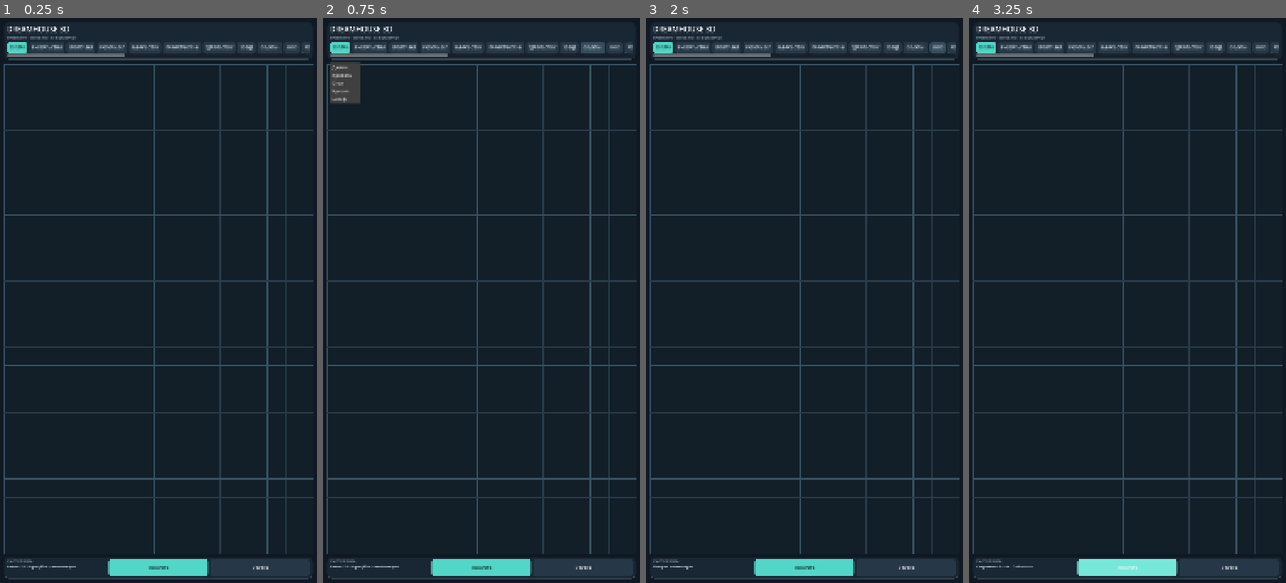
Above: before the commit, frames 1-4 (left to right).
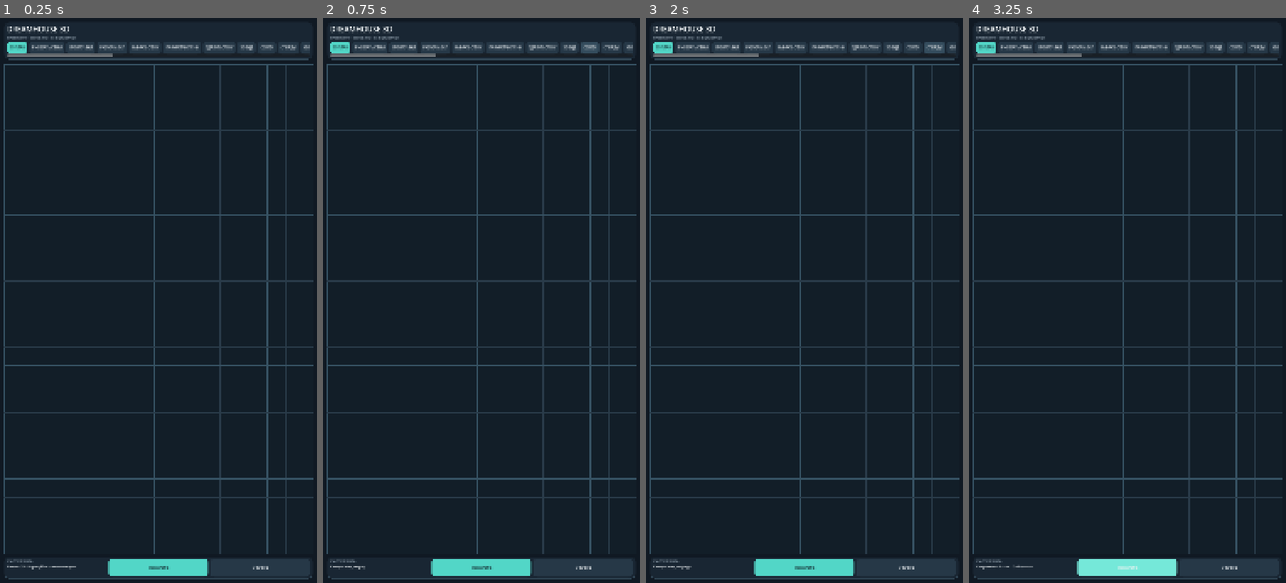
Above: after the commit, the same moments.

Repository: Phantom220-hub/Nyxvault-clinets
Game: Godot game, scene res://scenes/main.tscn
The game is run twice, just before and just after one commit, with the same random seed, the same clock (stepped at 60 frames per second) and the same inputs.
Inputs (mouse positions are in pixels of both pictures, inside the frame that each line leads up to):
- Up to frame 1 (0.25 s): no input
- Up to frame 2 (0.75 s): click (589, 46) at 0.5 s, where only the run after the commit has a clickable "СВЕРХУ"
- Up to frame 3 (2 s): click (934, 46) at 1.25 s, where only the run after the commit has a clickable "СПЕРЕДИ"
- Up to frame 4 (3.25 s): click (1279, 46) at 2 s, where only the run after the commit has a clickable "СБОКУ"; click "СОХРАНИТЬ" at 2.75 s

The runs differ from the first frame. In frame 1, less than 0.1% of the frame differs, in the area x 35-98%, y 4-7%; in frame 2, 0.8%, in the area x 2-98%, y 4-98%; in frame 3, 0.1%; in frame 4, less than 0.1%.

Commit message:
Add camera presets, projection modes and saved views

Diff:
--- a/scripts/main.gd
+++ b/scripts/main.gd
@@ -22,6 +22,7 @@
 var camera_yaw := 0.72
 var camera_pitch := -0.72
 var camera_distance := 17.0
+var camera_projection := Camera3D.PROJECTION_PERSPECTIVE
 var preview_dragging := false
 var preview_last_pos := Vector2.ZERO
 var pending_opening := ""
@@ -81,6 +82,10 @@
 	_add_button(tools, "ПАРАМЕТРЫ СТЕНЫ", _edit_selected_wall, false)
 	_add_button(tools, "УДАЛИТЬ СТЕНУ", _delete_selected_wall, false)
 	_add_button(tools, "3D ВИД", _show_3d, false)
+	_add_button(tools, "СВЕРХУ", _camera_top, false)
+	_add_button(tools, "СПЕРЕДИ", _camera_front, false)
+	_add_button(tools, "СБОКУ", _camera_side, false)
+	_add_button(tools, "ОРТО/ПЕРСП", _toggle_camera_projection, false)
 	_add_button(tools, "ОБЪЕКТЫ +", _open_object_menu, false)
 	_add_button(tools, "UNDO", _undo, false)
 	_add_button(tools, "REDO", _redo, false)
@@ -435,6 +440,7 @@
 	preview_world.add_child(world_env)
 	view_camera = Camera3D.new()
 	view_camera.fov = 48.0
+	view_camera.projection = camera_projection
 	preview_world.add_child(view_camera)
 	_update_camera()
 	view_camera.current = true
@@ -477,7 +483,7 @@
 func _update_camera() -> void:
 	if not is_instance_valid(view_camera):
 		return
-	camera_pitch = clampf(camera_pitch, -1.25, -0.18)
+	camera_pitch = clampf(camera_pitch, -1.52, -0.12)
 	camera_distance = clampf(camera_distance, 5.0, 34.0)
 	var horizontal := camera_distance * cos(camera_pitch)
 	view_camera.position = Vector3(sin(camera_yaw) * horizontal, -sin(camera_pitch) * camera_distance, cos(camera_yaw) * horizontal)
@@ -485,6 +491,36 @@
 	if floors.size() > 1:
 		building_center_y = (_floor_base_y(floors.size() - 1) + WALL_HEIGHT) * 0.5
 	view_camera.look_at(Vector3(0.0, building_center_y, 0.0), Vector3.UP)
+	if camera_projection == Camera3D.PROJECTION_ORTHOGONAL:
+		view_camera.size = camera_distance
+
+func _camera_top() -> void:
+	camera_yaw = 0.0
+	camera_pitch = -1.48
+	camera_distance = 22.0
+	_update_camera()
+	status_label.text = "Камера: вид сверху"
+
+func _camera_front() -> void:
+	camera_yaw = 0.0
+	camera_pitch = -0.12
+	camera_distance = 18.0
+	_update_camera()
+	status_label.text = "Камера: вид спереди"
+
+func _camera_side() -> void:
+	camera_yaw = PI * 0.5
+	camera_pitch = -0.12
+	camera_distance = 18.0
+	_update_camera()
+	status_label.text = "Камера: вид сбоку"
+
+func _toggle_camera_projection() -> void:
+	camera_projection = Camera3D.PROJECTION_ORTHOGONAL if camera_projection == Camera3D.PROJECTION_PERSPECTIVE else Camera3D.PROJECTION_PERSPECTIVE
+	if is_instance_valid(view_camera):
+		view_camera.projection = camera_projection
+		_update_camera()
+	status_label.text = "Проекция: " + ("ортографическая" if camera_projection == Camera3D.PROJECTION_ORTHOGONAL else "перспективная")
 
 func _on_preview_input(event: InputEvent) -> void:
 	if event is InputEventScreenTouch or (event is InputEventMouseButton and event.button_index == MOUSE_BUTTON_LEFT):
@@ -920,7 +956,7 @@
 			var fp: Vector2 = item.get("position", Vector2.ZERO)
 			ff.append({"kind": item.get("kind", 0), "position": [fp.x, fp.y], "rotation": item.get("rotation", 0.0), "scale": item.get("scale", 1.0)})
 		floor_data.append({"walls": fw, "furniture": ff})
-	var data := {"version": 4, "current_floor": current_floor, "floors": floor_data, "walls": wall_data, "furniture": furniture_data}
+	var data := {"version": 5, "current_floor": current_floor, "floors": floor_data, "walls": wall_data, "furniture": furniture_data, "camera": {"yaw": camera_yaw, "pitch": camera_pitch, "distance": camera_distance, "projection": camera_projection}}
 	var file := FileAccess.open("user://dreamhouse_project.json", FileAccess.WRITE)
 	if file == null:
 		status_label.text = "Ошибка сохранения"
@@ -942,6 +978,12 @@
 	if not data is Dictionary or not data.has("walls"):
 		status_label.text = "Файл проекта повреждён"
 		return
+	var camera_data: Variant = data.get("camera", {})
+	if camera_data is Dictionary:
+		camera_yaw = float(camera_data.get("yaw", camera_yaw))
+		camera_pitch = clampf(float(camera_data.get("pitch", camera_pitch)), -1.52, -0.12)
+		camera_distance = clampf(float(camera_data.get("distance", camera_distance)), 5.0, 34.0)
+		camera_projection = int(camera_data.get("projection", camera_projection))
 	walls.clear()
 	for item in data.get("walls", []):
 		if item is Dictionary and item.has("a") and item.has("b") and item.a.size() == 2 and item.b.size() == 2:
